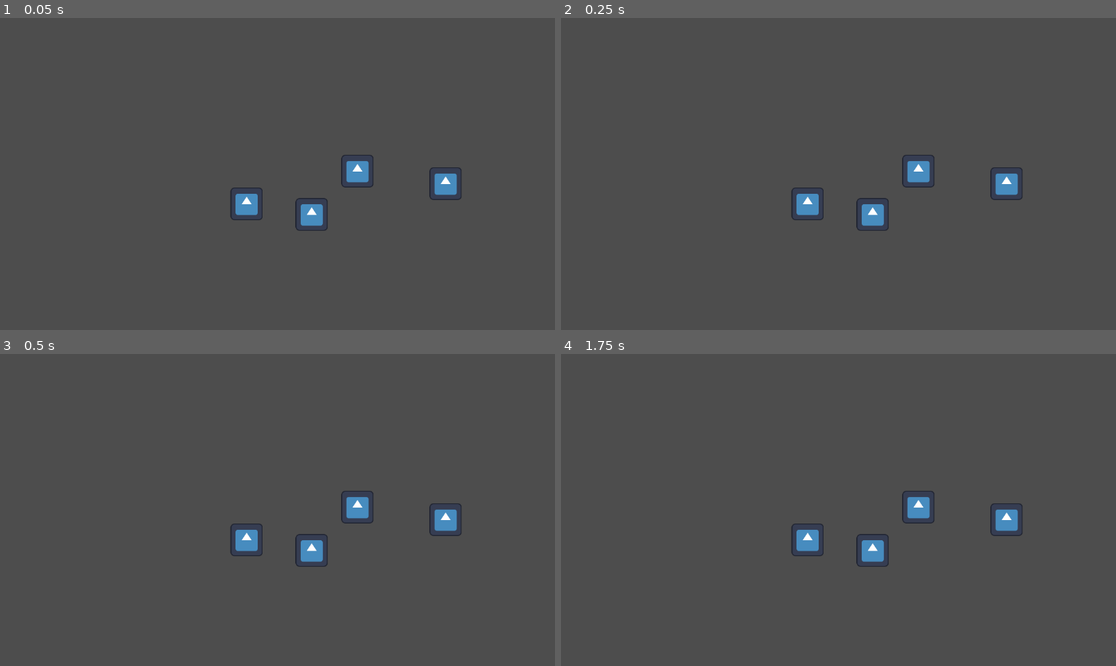
Above: before the commit, frames 1-4 (two rows, left to right).
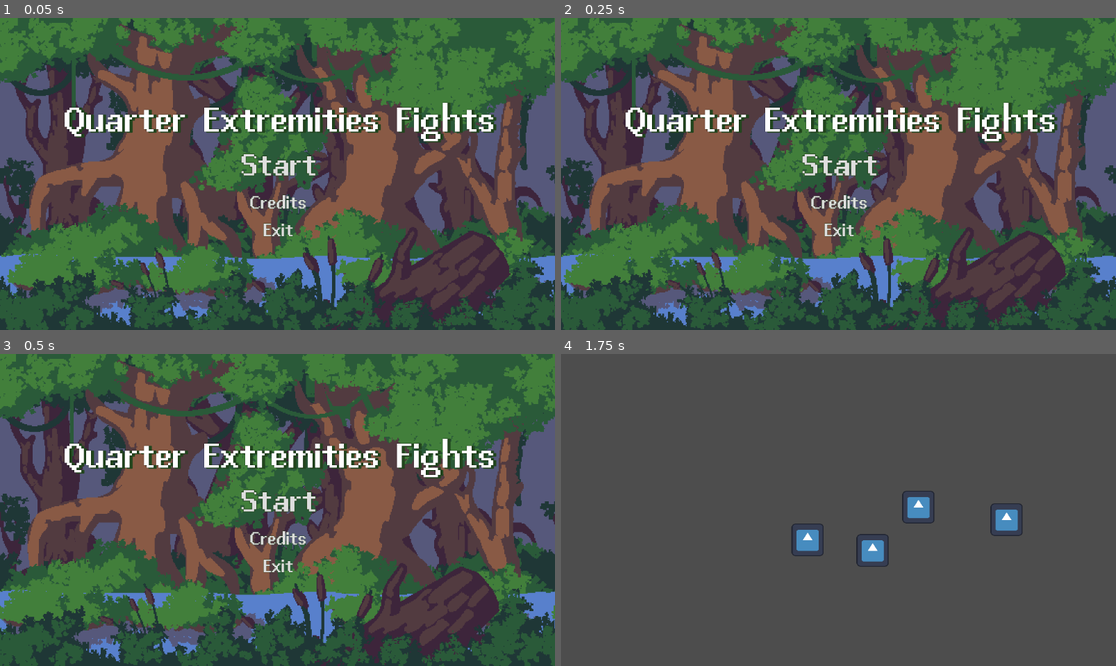
Above: after the commit, the same moments.

Repository: catalina1306/Juego
Game: Godot game, scene res://scenes/main_menu.tscn
The game is run twice, just before and just after one commit, with the same random seed, the same clock (stepped at 60 frames per second) and the same inputs. Before the commit the project starts from res://scenes/main.tscn. The engine's default icon, where the game draws it, is replaced by a stand-in: a white triangle on a blue panel in a dark square.
Inputs (mouse positions are in pixels of both pictures, inside the frame that each line leads up to):
- Up to frame 1 (0.05 s): no input
- Up to frame 2 (0.25 s): no input
- Up to frame 3 (0.5 s): no input
- Up to frame 4 (1.75 s): click (838, 541) at 0.5 s, where only the run after the commit has a clickable "Credits"; click (838, 503) at 1.25 s, where only the run after the commit has a clickable "Start"

The runs differ from the first frame. In frame 1, 83% of the frame differs, in the area x 0-100%, y 0-100%; in frame 2, 82%; in frame 3, 82%; in frame 4, less than 0.1%.

Commit message:
nuevo menu de inicio

Diff:
--- a/TALLER/project.godot
+++ b/TALLER/project.godot
@@ -11,6 +11,14 @@
 [application]
 
 config/name="TALLER"
-run/main_scene="res://scenes/main.tscn"
+run/main_scene="res://scenes/main_menu.tscn"
 config/features=PackedStringArray("4.1", "Forward Plus")
 config/icon="res://icon.svg"
+
+[gui]
+
+theme/custom="res://resources/theme.tres"
+
+[rendering]
+
+textures/canvas_textures/default_texture_filter=0
--- /dev/null
+++ b/TALLER/resources/theme.tres
@@ -0,0 +1,6 @@
+[gd_resource type="Theme" load_steps=2 format=3 uid="uid://ktl6j2gn882e"]
+
+[ext_resource type="FontFile" uid="uid://b6p2khpfcrmwx" path="res://assets/Abaddon Bold.ttf" id="1_xhyr6"]
+
+[resource]
+default_font = ExtResource("1_xhyr6")
--- /dev/null
+++ b/TALLER/scenes/main_menu.gd
@@ -0,0 +1,14 @@
+extends Control
+@onready var start = %Start
+@onready var exit = %Exit
+
+# Called when the node enters the scene tree for the first time.
+func _ready() -> void:
+	start.pressed.connect(_on_start_pressed)
+	exit.pressed.connect(_on_exit_pressed)
+
+func _on_start_pressed():
+	get_tree().change_scene_to_file("res://scenes/main.tscn")
+
+func _on_exit_pressed():
+	get_tree().quit()
--- /dev/null
+++ b/TALLER/scenes/main_menu.tscn
@@ -0,0 +1,79 @@
+[gd_scene load_steps=5 format=3 uid="uid://5fxgkimdu5wq"]
+
+[ext_resource type="PackedScene" uid="uid://6ignnfvx3gva" path="res://scenes/parallax_background.tscn" id="1_q2hin"]
+[ext_resource type="Script" path="res://scenes/main_menu.gd" id="1_r5yqq"]
+[ext_resource type="FontFile" uid="uid://b6p2khpfcrmwx" path="res://assets/Abaddon Bold.ttf" id="1_vubvo"]
+
+[sub_resource type="Theme" id="Theme_8emwk"]
+default_font = ExtResource("1_vubvo")
+
+[node name="MainMenu" type="Control"]
+layout_mode = 3
+anchors_preset = 15
+anchor_right = 1.0
+anchor_bottom = 1.0
+grow_horizontal = 2
+grow_vertical = 2
+script = ExtResource("1_r5yqq")
+
+[node name="ButtonContainer" type="VBoxContainer" parent="."]
+layout_mode = 1
+anchors_preset = 8
+anchor_left = 0.5
+anchor_top = 0.5
+anchor_right = 0.5
+anchor_bottom = 0.5
+offset_left = -123.0
+offset_top = -101.0
+offset_right = 123.0
+offset_bottom = 101.0
+grow_horizontal = 2
+grow_vertical = 2
+
+[node name="Label" type="Label" parent="ButtonContainer"]
+layout_mode = 2
+size_flags_horizontal = 8
+size_flags_vertical = 1
+theme_override_colors/font_color = Color(1, 1, 1, 1)
+theme_override_colors/font_shadow_color = Color(0.129412, 0.270588, 0.113725, 1)
+theme_override_colors/font_outline_color = Color(0, 0, 0, 1)
+theme_override_constants/shadow_offset_x = 5
+theme_override_constants/outline_size = 1
+theme_override_constants/shadow_outline_size = 5
+theme_override_font_sizes/font_size = 80
+text = "Quarter Extremities Fights"
+
+[node name="Start" type="Button" parent="ButtonContainer"]
+unique_name_in_owner = true
+layout_mode = 2
+theme = SubResource("Theme_8emwk")
+theme_override_colors/font_pressed_color = Color(0.0431373, 0.380392, 0.129412, 1)
+theme_override_colors/font_outline_color = Color(0.128906, 0.269531, 0.113281, 1)
+theme_override_constants/outline_size = 5
+theme_override_font_sizes/font_size = 70
+text = "Start
+"
+flat = true
+
+[node name="credits" type="Button" parent="ButtonContainer"]
+layout_mode = 2
+theme = SubResource("Theme_8emwk")
+theme_override_colors/font_pressed_color = Color(0.0431373, 0.380392, 0.129412, 1)
+theme_override_colors/font_outline_color = Color(0.128906, 0.269531, 0.113281, 1)
+theme_override_constants/outline_size = 2
+theme_override_font_sizes/font_size = 40
+text = "Credits"
+flat = true
+
+[node name="Exit" type="Button" parent="ButtonContainer"]
+unique_name_in_owner = true
+layout_mode = 2
+theme = SubResource("Theme_8emwk")
+theme_override_colors/font_pressed_color = Color(0.0431373, 0.380392, 0.129412, 1)
+theme_override_colors/font_outline_color = Color(0.128906, 0.269531, 0.113281, 1)
+theme_override_constants/outline_size = 2
+theme_override_font_sizes/font_size = 40
+text = "Exit"
+flat = true
+
+[node name="ParallaxBackground" parent="." instance=ExtResource("1_q2hin")]
--- /dev/null
+++ b/TALLER/scenes/parallax_background.tscn
@@ -0,0 +1,58 @@
+[gd_scene load_steps=7 format=3 uid="uid://6ignnfvx3gva"]
+
+[ext_resource type="Script" path="res://scenes/script/parallax_background.gd" id="1_1kk15"]
+[ext_resource type="Texture2D" uid="uid://bqf4v4kqv3rtx" path="res://resources/Layers/1.png" id="2_5ejej"]
+[ext_resource type="Texture2D" uid="uid://wro81eanvm2d" path="res://resources/Layers/2.png" id="3_oo85f"]
+[ext_resource type="Texture2D" uid="uid://xohf5nx5wyvj" path="res://resources/Layers/3.png" id="4_6d350"]
+[ext_resource type="Texture2D" uid="uid://ctgons647mvle" path="res://resources/Layers/4.png" id="5_7u1ti"]
+[ext_resource type="Texture2D" uid="uid://311xycgdkr2y" path="res://resources/Layers/5.png" id="6_r2ob4"]
+
+[node name="ParallaxBackground" type="ParallaxBackground"]
+script = ExtResource("1_1kk15")
+
+[node name="ParallaxLayer4" type="ParallaxLayer" parent="."]
+motion_scale = Vector2(0.5, 0.5)
+motion_mirroring = Vector2(1152, 0)
+
+[node name="Sprite2D6" type="Sprite2D" parent="ParallaxLayer4"]
+texture_repeat = 3
+position = Vector2(4548, 105)
+scale = Vector2(1.01067, 1.096)
+texture = ExtResource("2_5ejej")
+region_enabled = true
+region_rect = Rect2(0, 0, 9000, 1000)
+
+[node name="Sprite2D7" type="Sprite2D" parent="ParallaxLayer4"]
+texture_repeat = 3
+scale = Vector2(2, 2)
+texture = ExtResource("3_oo85f")
+centered = false
+region_rect = Rect2(0, 0, 9000, 1000)
+
+[node name="ParallaxLayer8" type="ParallaxLayer" parent="."]
+motion_scale = Vector2(0.2, 0.2)
+motion_mirroring = Vector2(1152, 0)
+
+[node name="Sprite2D2" type="Sprite2D" parent="ParallaxLayer8"]
+texture_repeat = 3
+scale = Vector2(2, 2)
+texture = ExtResource("4_6d350")
+centered = false
+region_rect = Rect2(0, 0, 9000, 1000)
+
+[node name="ParallaxLayer12" type="ParallaxLayer" parent="."]
+motion_mirroring = Vector2(1152, 0)
+
+[node name="Sprite2D4" type="Sprite2D" parent="ParallaxLayer12"]
+texture_repeat = 3
+scale = Vector2(2, 2)
+texture = ExtResource("5_7u1ti")
+centered = false
+region_rect = Rect2(0, 0, 9000, 1000)
+
+[node name="Sprite2D5" type="Sprite2D" parent="ParallaxLayer12"]
+texture_repeat = 3
+scale = Vector2(2, 2)
+texture = ExtResource("6_r2ob4")
+centered = false
+region_rect = Rect2(0, 0, 9000, 1000)
--- /dev/null
+++ b/TALLER/scenes/script/parallax_background.gd
@@ -0,0 +1,7 @@
+extends ParallaxBackground
+
+var DIR = Vector2(-1,0)
+var speed = 50
+
+func _physics_process(delta):
+	scroll_base_offset += DIR * speed * delta
Binary file added: TALLER/Asset Packs 1-3 (final)/Asset Pack-V1/Aseprite Files/Player/Character Idle Rig 48x48.aseprite
Binary file added: TALLER/Asset Packs 1-3 (final)/Asset Pack-V1/Aseprite Files/Player/WallSlide.aseprite
Binary file added: TALLER/Asset Packs 1-3 (final)/Asset Pack-V1/Aseprite Files/Player/player jump 48x48.aseprite
Binary file added: TALLER/Asset Packs 1-3 (final)/Asset Pack-V1/Aseprite Files/Player/player land 48x48.aseprite
Binary file added: TALLER/Asset Packs 1-3 (final)/Asset Pack-V1/Aseprite Files/Player/run cycle 48x48.aseprite
Binary file added: TALLER/Asset Packs 1-3 (final)/Asset Pack-V1/Aseprite Files/Player/wallLandAnimation.aseprite
Binary file added: TALLER/Asset Packs 1-3 (final)/Asset Pack-V1/Aseprite Files/Tilemap/160x160 background tilemap.aseprite
Binary file added: TALLER/Asset Packs 1-3 (final)/Asset Pack-V1/Aseprite Files/Tilemap/Basic Tilemap.aseprite
Binary file added: TALLER/Asset Packs 1-3 (final)/Asset Pack-V1/Sprite Sheets/Character Idle 48x48.png
Not shown, added: TALLER/Asset Packs 1-3 (final)/Asset Pack-V1/Sprite Sheets/Character Idle 48x48.png.import
Binary file added: TALLER/Asset Packs 1-3 (final)/Asset Pack-V1/Sprite Sheets/Wall Slide 48x48.png
Not shown, added: TALLER/Asset Packs 1-3 (final)/Asset Pack-V1/Sprite Sheets/Wall Slide 48x48.png.import
(and 104 more such lines)
